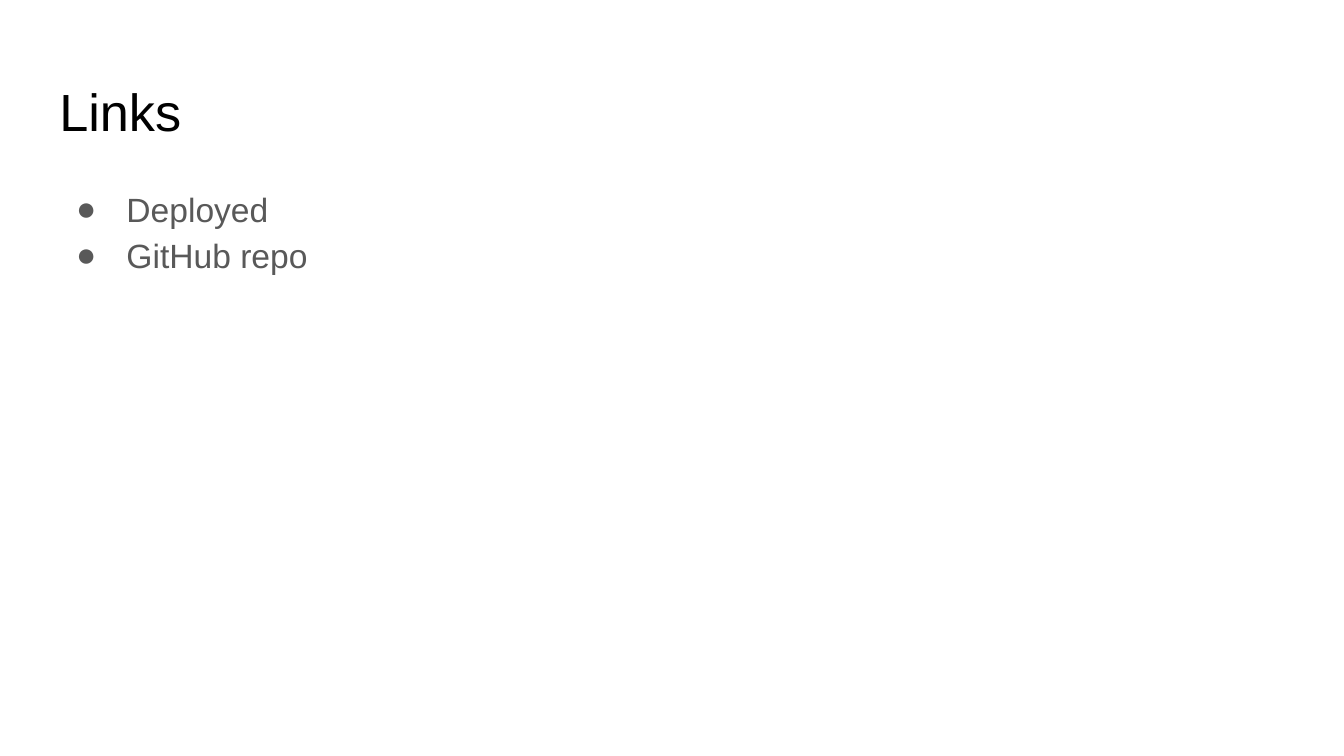
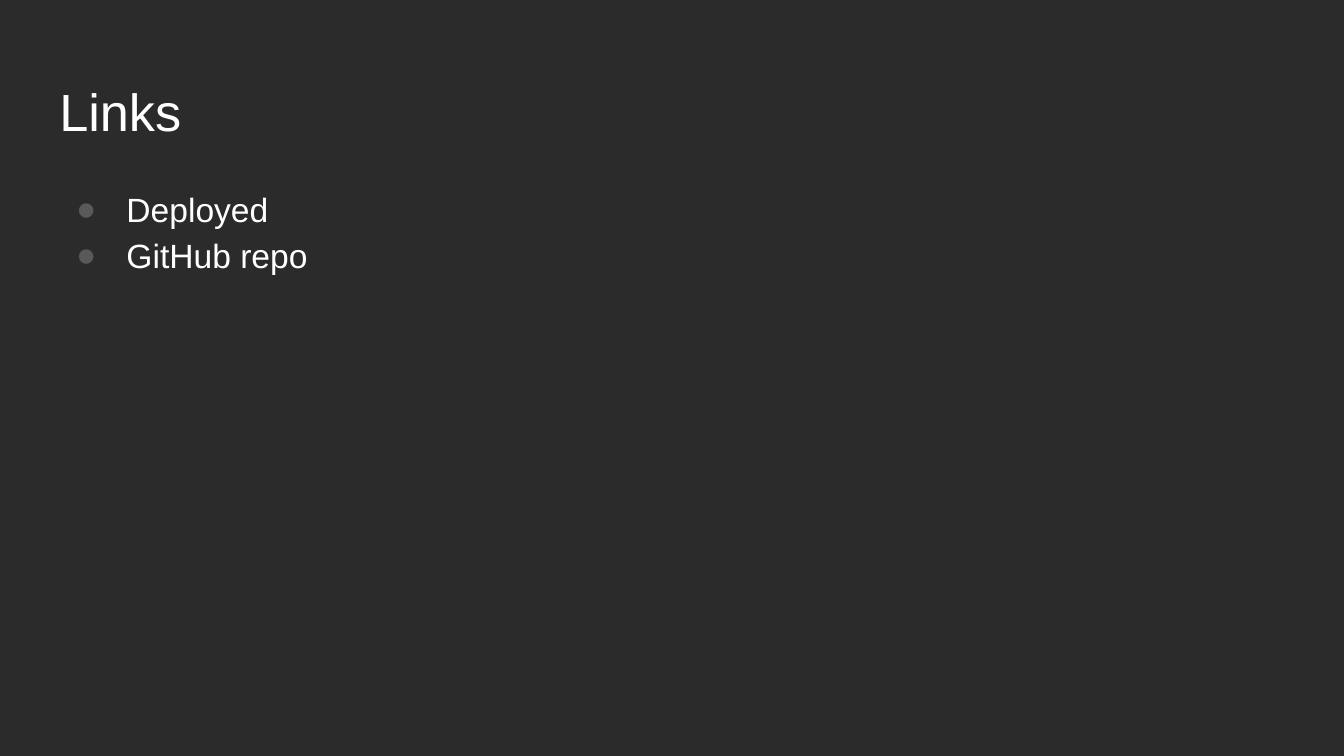
Before and after one commit to rschragger/MAR, a slide deck: slide 10 of project/MAR Project-Presentation.pptx (slide 7 before the commit). Drawn at 1344x756 pixels with LibreOffice and Linux fonts; fonts in the diff are those of the drawing; background and template pictures are left out; a plain dark background stands for a picture behind light text. Boxes give left, top, right and bottom in pixels: in the first picture for what was removed or moved away, otherwise in the second. Text is boxed around its words. In the diff, an @@ line names an element or a change of style, - is before the commit and + after.

```diff
--- a/project/MAR Project-Presentation.pptx
+++ b/project/MAR Project-Presentation.pptx
@@ background #FFFFFF to picture (left out) @@
@@ title "Links" at box(59, 93, 181, 132): text colour #000000 to #FFFFFF @@
@@ text "Deployed" at box(126, 197, 307, 274): text colour #595959 to #FFFFFF @@
```
Also in this commit, not shown: 4 other slides changed, 5 slides added, 2 slides removed.
